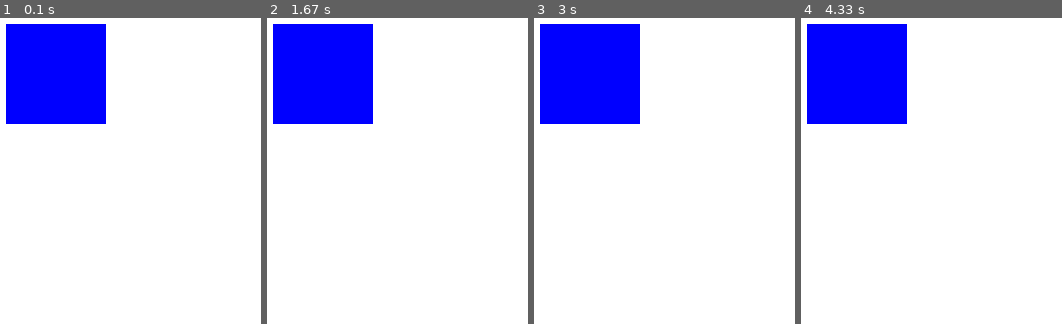
Above: before the commit, frames 1-4 (left to right).
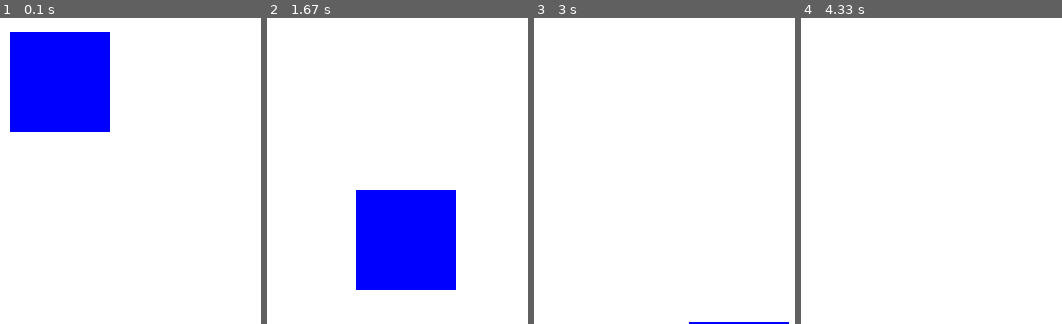
Above: after the commit, the same moments.

Repository: jamesfgb/Code-camp-
Game: pygame game, started from moving blocks.py
Two runs of this game, one before a commit and one after it. Both use one fixed random seed, a clock stepped at 60 frames per second and the inputs below.
Inputs:
- Up to frame 1 (0.1 s): no input
- Up to frame 2 (1.67 s): no input
- Up to frame 3 (3 s): no input
- Up to frame 4 (4.33 s): no input

The runs differ from the first frame. In frame 1, 2.9% of the frame differs, in the area x 2-43%, y 1-38%; in frame 2, 25%, in the area x 2-73%, y 1-89%; in frame 3, 13%; in frame 4, 13%.

Commit message:
Moving blocks program using Pygame

Diff:
--- a/moving blocks.py
+++ b/moving blocks.py
@@ -25,27 +25,39 @@
 GREEN = (0, 255, 0)
 BLUE = (0, 0, 255)
 
-# Set up the block sprite
+# Define the block sprite
 class Block:
     def __init__(self, a, b, c, d, colour):
         self.rect = pygame.Rect(a, b, c, d)
         self.colour = colour
+        self.vspeed = 0
+        self.hspeed = 0
 
+# create a block sprite
 block = Block(100,100,100,100, BLUE)
 
 # Run the game loop.
-while True:
-    for event in pygame.event.get():
-        if event.type == QUIT:
-            pygame.quit()
-            sys.exit()
+running = True
+while running:
 
     # Draw the white background onto the surface.
     windowSurface.fill(WHITE)
-
-    # Draw the box onto the surface.
+    # Draw the sprite(s) onto the surface.
     pygame.draw.rect(windowSurface, block.colour, block.rect)
-
     # Draw the window onto the screen.
     pygame.display.update()
+
+    # handle user input (i.e. events)
+    for event in pygame.event.get():
+        if event.type == QUIT:
+            running = False
+
+    # update the game
+    block.rect.top += 2
+    block.rect.left += 1
+
+    # control the frame rate
     time.sleep(0.02)
+
+# game finished so tidy up
+pygame.quit()
